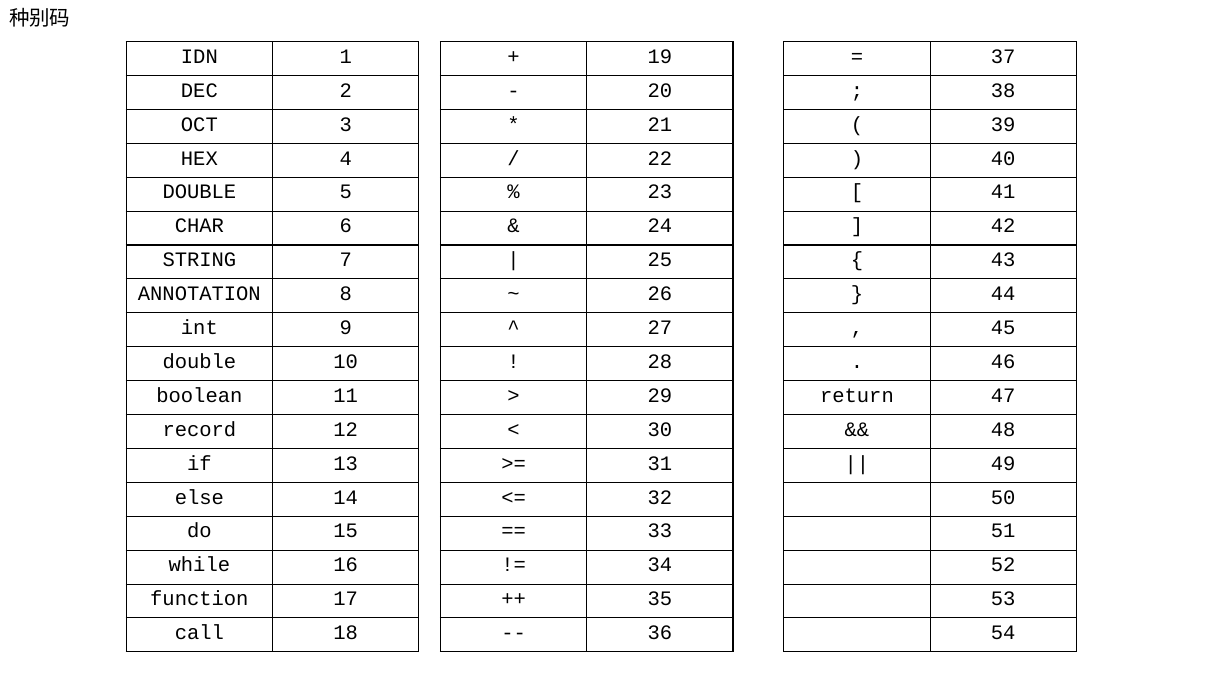
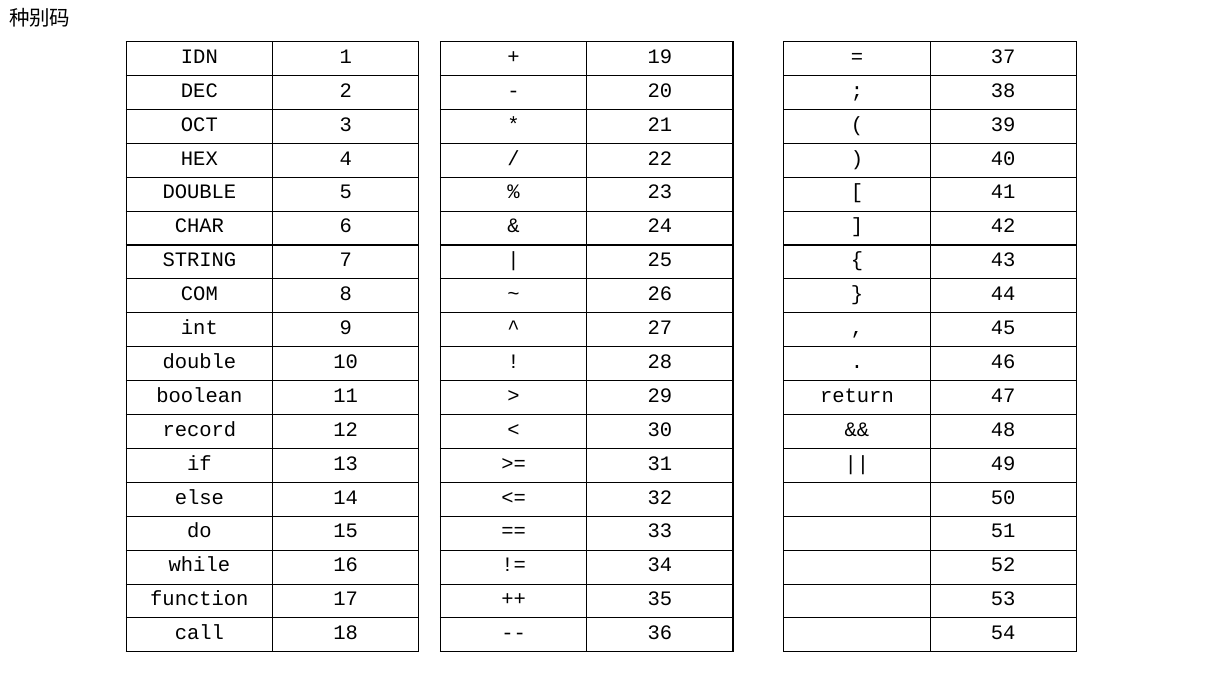
Before and after one commit to AtoshDustosh/Syntactic-Analysis, a slide deck: slide 2 of lexical analysis design.pptx. Drawn at 1232x693 pixels with LibreOffice and Linux fonts; fonts in the diff are those of the drawing. Boxes give left, top, right and bottom in pixels: in the first picture for what was removed or moved away, otherwise in the second. Text is boxed around its words. In the diff, an @@ line names an element or a change of style, - is before the commit and + after.

```diff
--- a/lexical analysis design.pptx
+++ b/lexical analysis design.pptx
@@ table at (x1=127, y1=42, x2=419, y2=652) @@
-row 8, column 1: ANNOTATION
+row 8, column 1: COM
```
Also in this commit, not shown: 13 other files.
